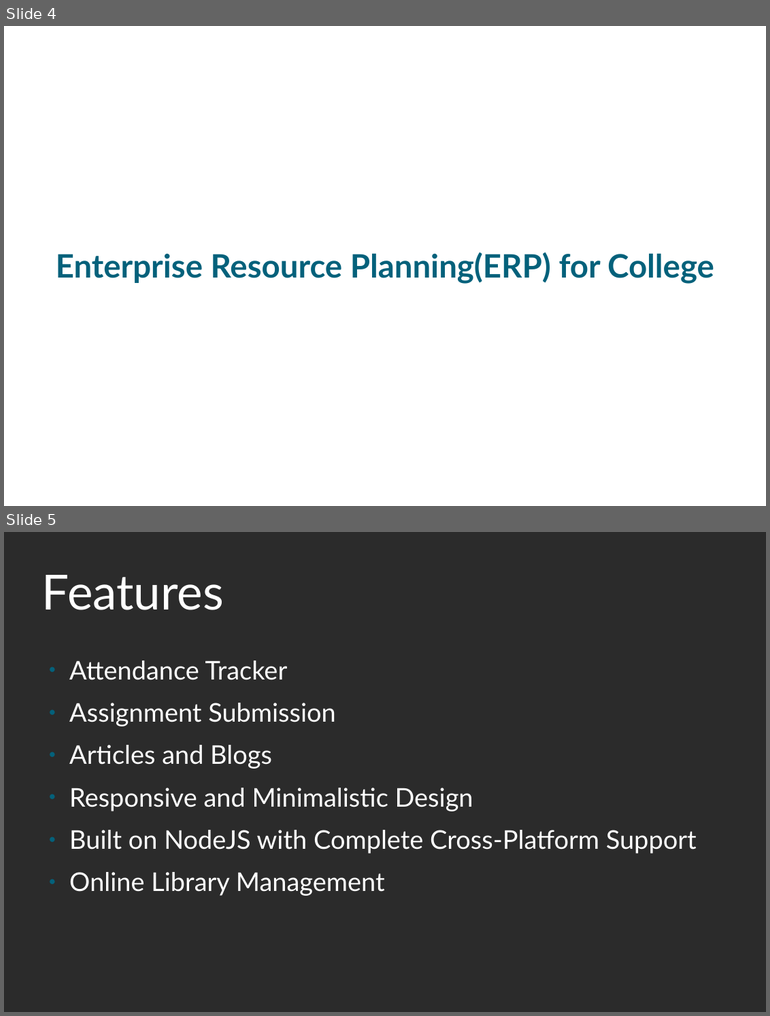
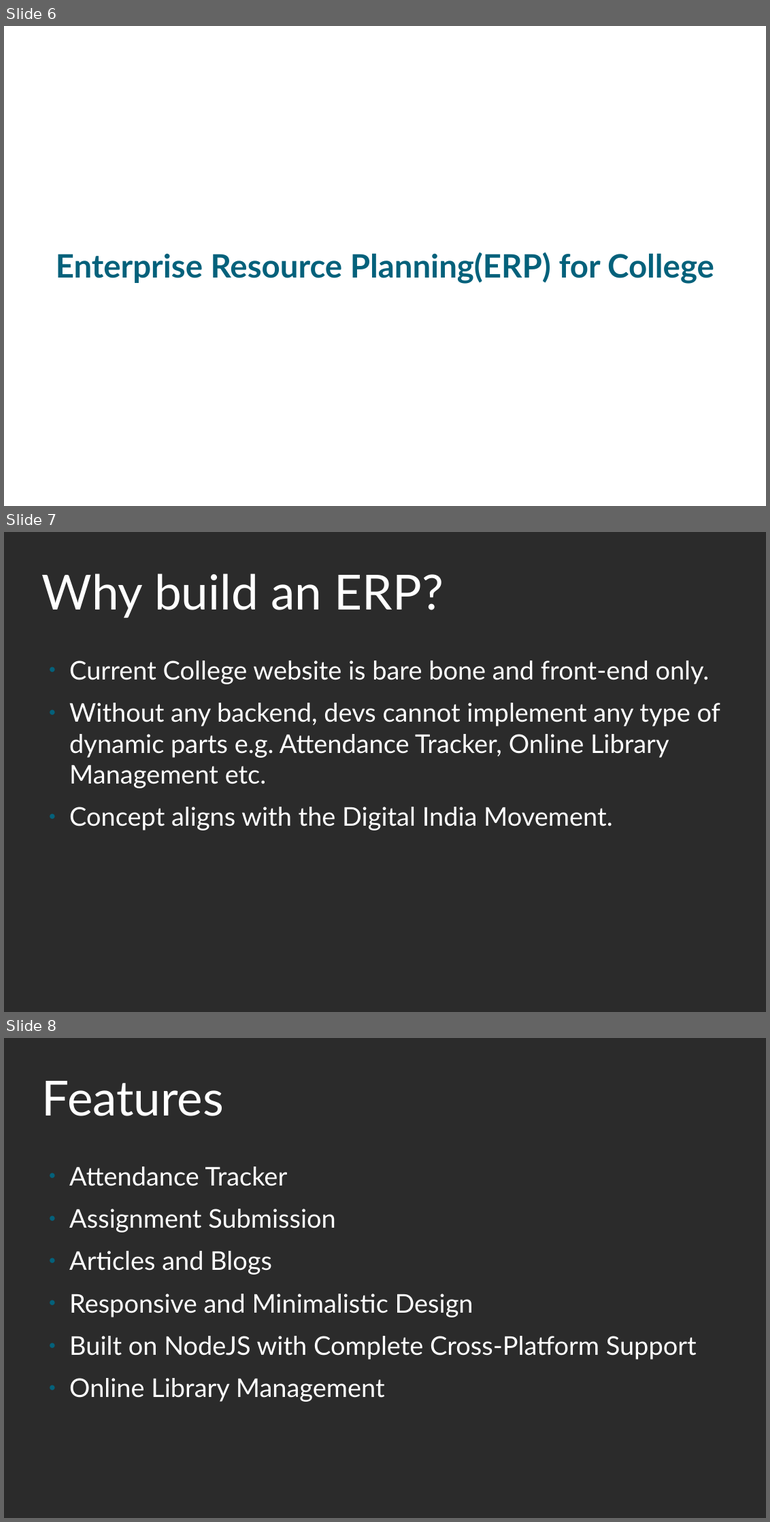
Before and after one commit to prajjwaldimri/artist-tracker, a slide deck: presentations/First.odp. Shown one above the other, each under a label of ours: slides 4 and 5 before the commit, slides 6, 7 and 8 after it. The pictures are 770x1016 and 770x1522 pixels, drawn with LibreOffice and Linux fonts; fonts in the diff are those of the drawing; background and template pictures are left out; a plain dark background stands for a picture behind light text. Boxes give left, top, right and bottom in pixels: in the first picture for what was removed or moved away, otherwise in the second. Text is boxed around its words. In the diff, an @@ line names an element or a change of style, - is before the commit and + after.

```diff
--- a/presentations/First.odp
+++ b/presentations/First.odp
@@ slide 7 added at (4,532,766,1012), background picture (left out) @@
@@ title added at (42,573,443,618), 60 pt, text #FFFFFF @@
+Why build an ERP?
@@ text added at (69,661,720,831), 32 pt, text #FFFFFF @@
+● Current College website is bare bone and front-end only.
+● Without any backend, devs cannot implement any type of dynamic parts e.g. Attendance Tracker, Online Library Management etc.
+● Concept aligns with the Digital India Movement.
@@ what was slide 4 is now slide 6 @@
@@ what was slide 5 is now slide 8 @@
```
Also in this commit, not shown: 3 slides changed, 6 other slides added, 11 other files.
